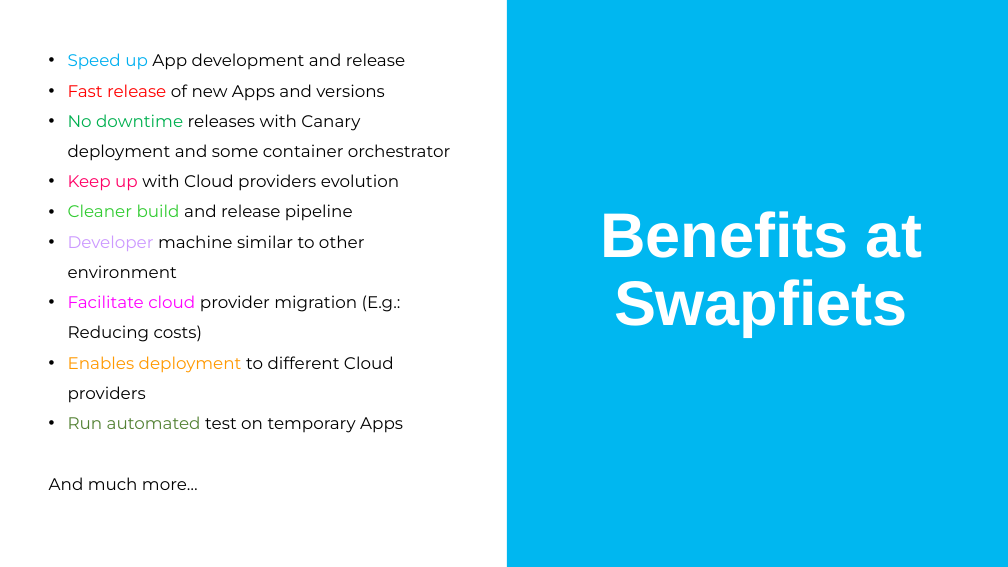
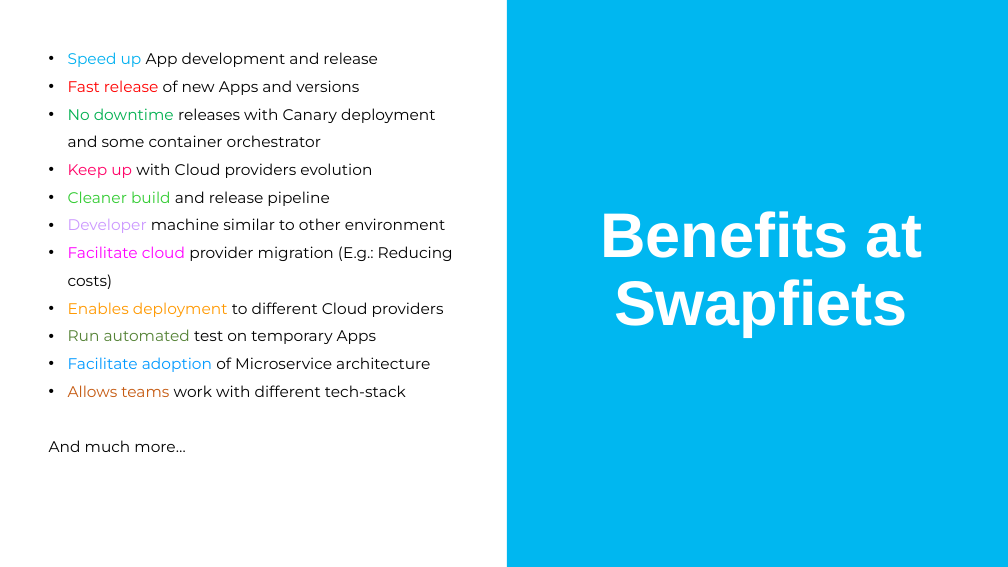
Before and after one commit to alexz76/Swapfiets.Docker, a slide deck: slide 8 of Docker - Swapfiets Training.pptx. Drawn at 1008x567 pixels with LibreOffice and Linux fonts; fonts in the diff are those of the drawing. Boxes give left, top, right and bottom in pixels: in the first picture for what was removed or moved away, otherwise in the second. Text is boxed around its words. In the diff, an @@ line names an element or a change of style, - is before the commit and + after.

```diff
--- a/Docker - Swapfiets Training.pptx
+++ b/Docker - Swapfiets Training.pptx
@@ text at <box>49,52,453,452</box>: size 12 to 11 pt in "Speed up App development and release", "Fast release of new Apps and versions", "No downtime releases with Canary deployment and ...", "Keep up with Cloud providers evolution" and 6 more places @@
@@ text at <box>68,357,430,397</box>: paragraphs added @@
+• Facilitate adoption of Microservice architecture
+• Allows teams work with different tech-stack
```
Also in this commit, not shown: 3 other slides changed.
